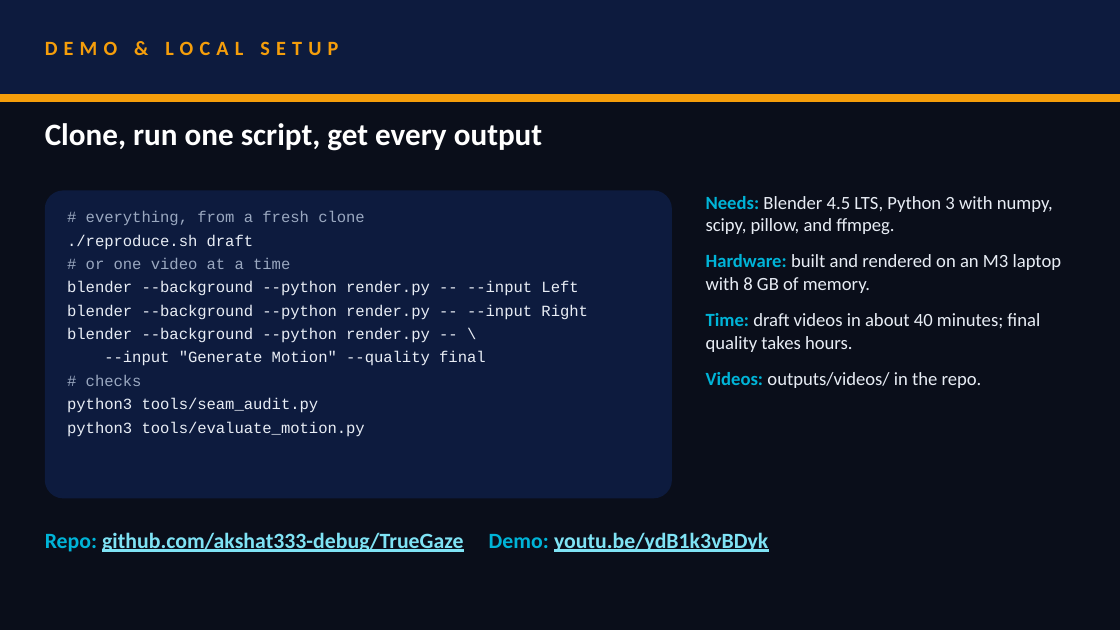
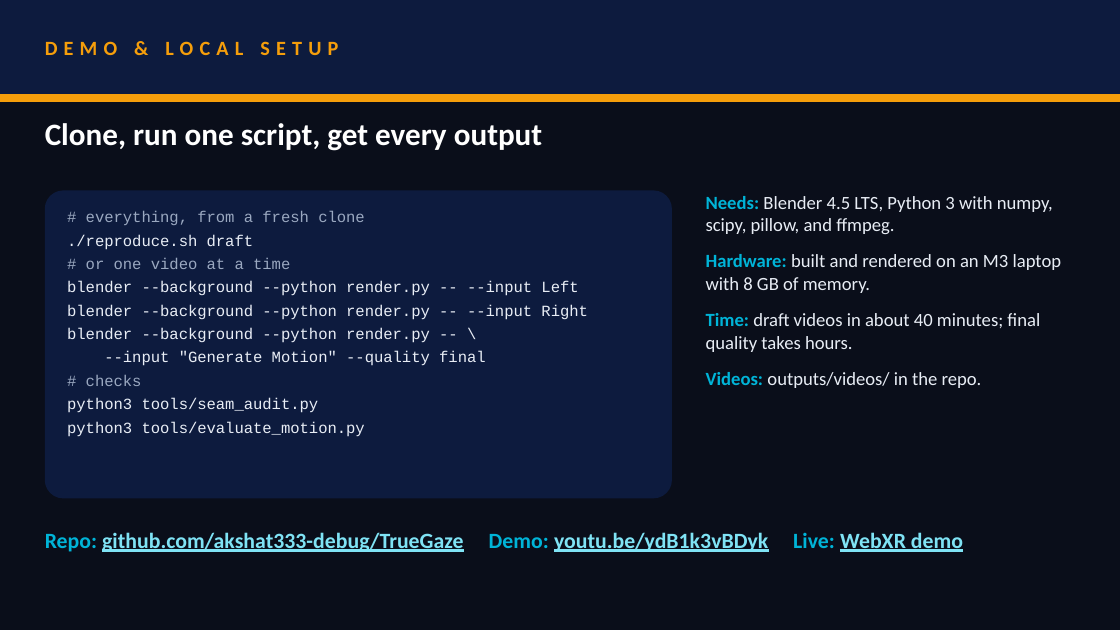
Before and after one commit to akshat333-debug/TrueGaze, a slide deck: slide 10 of VITVellore_ZeroDrift.pptx. Drawn at 1120x630 pixels with LibreOffice and Linux fonts; fonts in the diff are those of the drawing. Boxes give left, top, right and bottom in pixels: in the first picture for what was removed or moved away, otherwise in the second. Text is boxed around its words. In the diff, an @@ line names an element or a change of style, - is before the commit and + after.

Commit message:
docs: live WebXR demo linked in README, docs, deck (D-029)

```diff
--- a/VITVellore_ZeroDrift.pptx
+++ b/VITVellore_ZeroDrift.pptx
@@ text at [45,532,963,552]: text changed @@
-Repo: github.com/akshat333-debug/TrueGaze Demo: youtu.be/ydB1k3vBDyk
+Repo: github.com/akshat333-debug/TrueGaze Demo: youtu.be/ydB1k3vBDyk Live: WebXR demo
```
Also in this commit, not shown: 7 other files.
